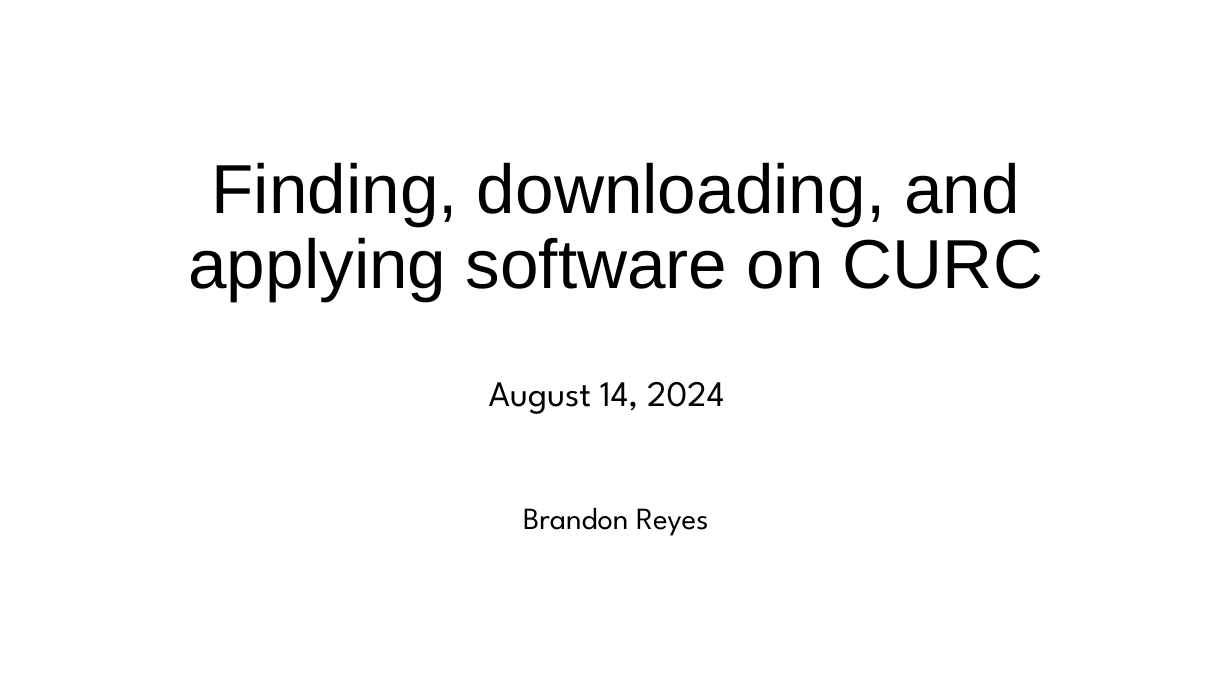
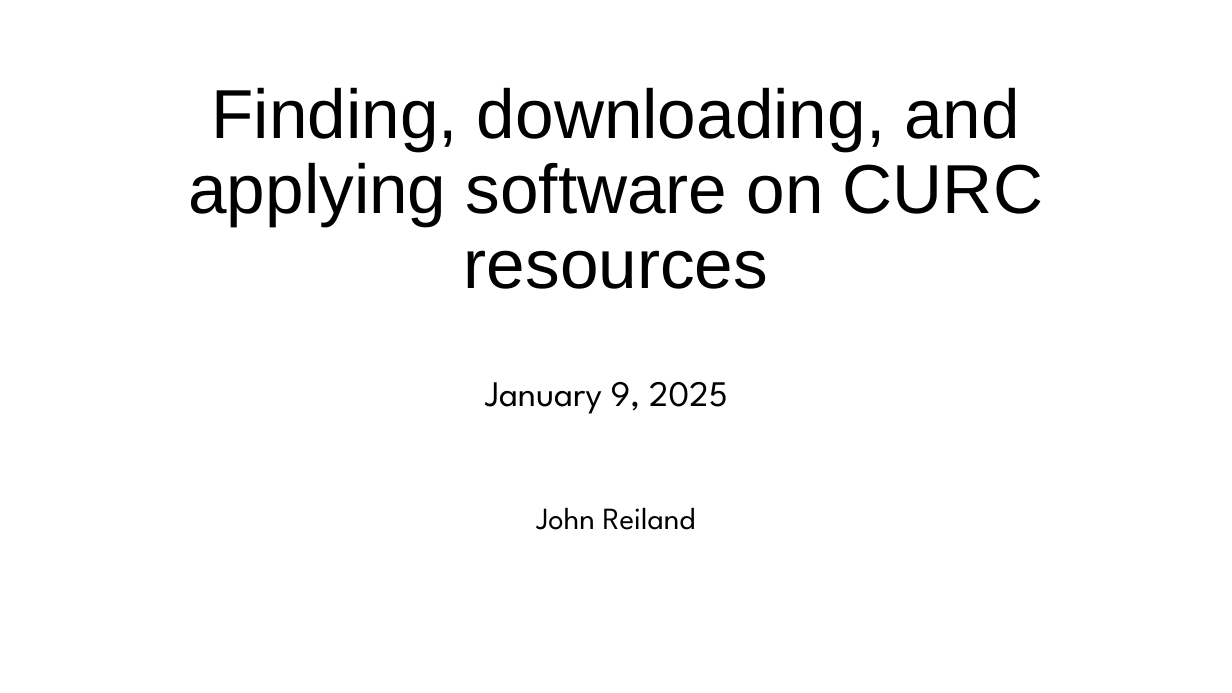
Before and after one commit to mohalkh5/hpc_fundamentals_micro_credential, a slide deck: slide 1 of installing_software/installing_software.pptx. Drawn at 1232x693 pixels with LibreOffice and Linux fonts; fonts in the diff are those of the drawing; background and template pictures are left out. Boxes give left, top, right and bottom in pixels: in the first picture for what was removed or moved away, otherwise in the second. Text is boxed around its words. In the diff, an @@ line names an element or a change of style, - is before the commit and + after.

```diff
--- a/installing_software/installing_software.pptx
+++ b/installing_software/installing_software.pptx
@@ title at box(188, 87, 1043, 289): text changed @@
-Finding, downloading, and applying software on CURC
+Finding, downloading, and applying software on CURC resources
@@ text at box(485, 382, 728, 414): text changed @@
-August 14, 2024
+January 9, 2025
@@ subtitle at box(536, 507, 696, 530): text changed @@
-Brandon Reyes
+John Reiland
```
Also in this commit, not shown: 44 other slides changed.
